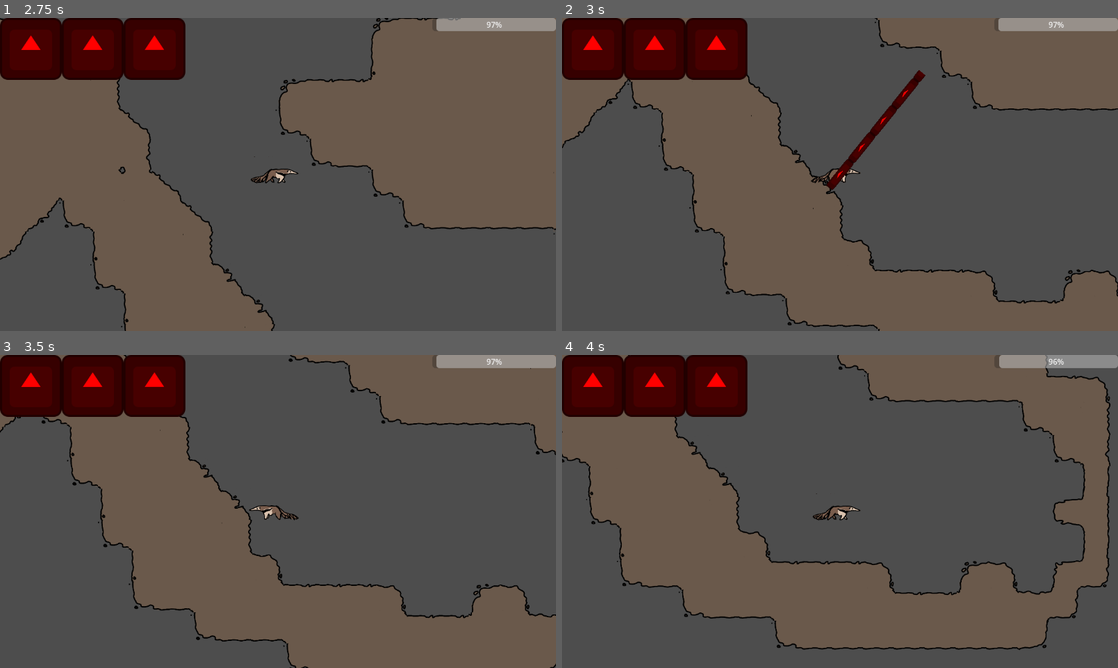
Above: before the commit, frames 1-4 (two rows, left to right).
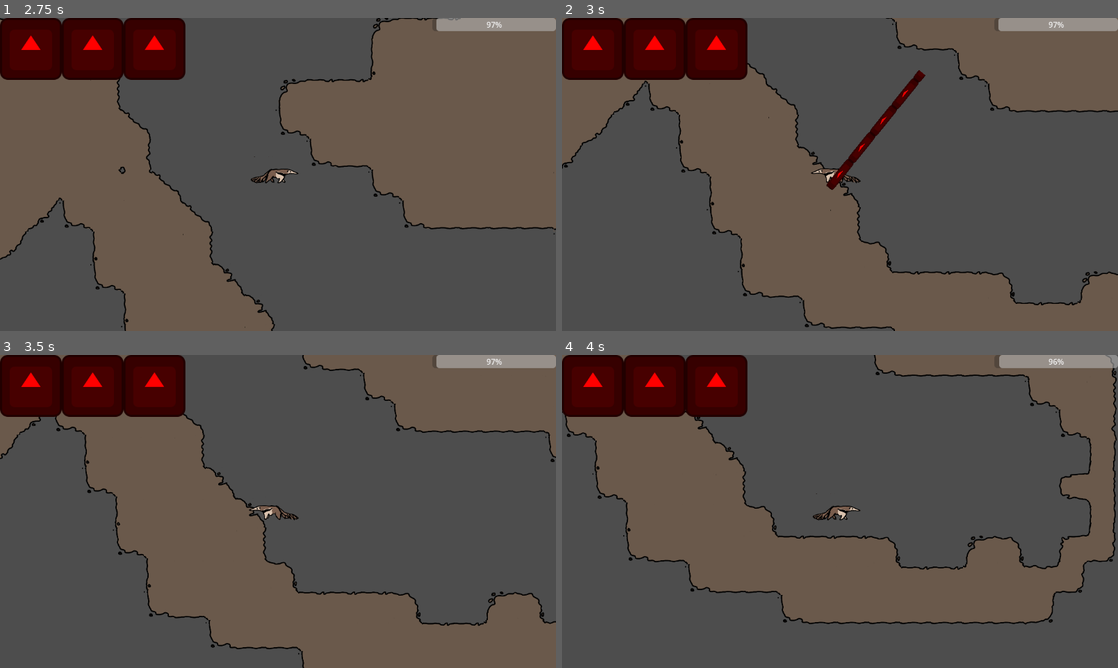
Above: after the commit, the same moments.

Repository: IncrediblyCreativeUsername/Team-Indecisive-Cutthroat-2026
Game: Godot game, scene res://UI/MainMenu.tscn
Same seed, same stepped clock (60 frames per second), same inputs: the game is played once before the commit and once after it. The engine's default icon, where the game draws it, is replaced by a stand-in: a white triangle on a blue panel in a dark square.
Inputs (mouse positions are in pixels of both pictures, inside the frame that each line leads up to):
- Up to frame 1 (2.75 s): click "Play" at 0.5 s; tap Enter at 1.25 s; move the mouse to (400, 158) at 1.27 s; hold D (MOVE_RIGHT) from 1.28 s (still down); tap Q (DROP) at 1.35 s; tap W (JUMP) at 1.52, 2.27 s; move the mouse to (166, 190) at 2.02 s; tap E (EAT) at 2.1 s
- Up to frame 2 (3 s): move the mouse to (895, 105) at 2.77 s; release D (MOVE_RIGHT) at 2.78 s; hold A (MOVE_LEFT) from 2.78 s (still down); click (895, 105) at 2.85 s
- Up to frame 3 (3.5 s): keep holding A (MOVE_LEFT)
- Up to frame 4 (4 s): move the mouse to (812, 574) at 3.52 s; release A (MOVE_LEFT) at 3.53 s; hold D (MOVE_RIGHT) from 3.53 s (still down); tap Q (DROP) at 3.6 s; tap W (JUMP) at 3.77 s

Frame 1 is identical in both runs. In frame 2, 7.9% of the frame differs, in the area x 0-100%, y 0-100%; in frame 3, 7.6%; in frame 4, 22%, in the area x 0-100%, y 0-95%.

Commit message:
You No Longer Freeze While Extending the Grapple

Diff:
--- a/Game/Game.tscn
+++ b/Game/Game.tscn
@@ -28,7 +28,7 @@
 position_smoothing_speed = 3.0
 
 [node name="Enemy" parent="." unique_id=400271033 instance=ExtResource("4_37esa")]
-position = Vector2(2891, -179)
+position = Vector2(2285, -737)
 
 [node name="Nephew" parent="." unique_id=1379414758 instance=ExtResource("6_ghvq8")]
 position = Vector2(1445, -1782)
--- a/Player/Player.tscn
+++ b/Player/Player.tscn
@@ -203,6 +203,10 @@
 floor_block_on_wall = false
 floor_max_angle = 3.1415927
 script = ExtResource("1_3qydi")
+speed = null
+jumpForce = null
+gravity = null
+coyoteTime = null
 friction = 800
 
 [node name="PlayerSprite" type="AnimatedSprite2D" parent="." unique_id=1795922126]
--- a/Player/player.gd
+++ b/Player/player.gd
@@ -70,21 +70,21 @@
 		#X movement
 
 
-		if Input.is_action_pressed("MOVE_RIGHT") && !tongueExtending && velocity.x < speed:
+		if Input.is_action_pressed("MOVE_RIGHT") && velocity.x < speed:
 			velocity.x += speed*60*_delta
 
 			animSprite.flip_h =false
 			if self.is_on_floor():
 				animSprite.play("walk")
-		if Input.is_action_pressed("MOVE_LEFT") && !tongueExtending && velocity.x > -speed:
+		if Input.is_action_pressed("MOVE_LEFT") && velocity.x > -speed:
 			velocity.x -= speed*60*_delta
 
 			animSprite.flip_h = true
-			if self.is_on_floor():
+			if self.is_on_floor() && !tongueExtending:
 				animSprite.play("walk")
 
 		if velocity.x == 0 && animSprite.animation != "stand_toungue":
-			if self.is_on_floor():
+			if self.is_on_floor() && !tongueExtending:
 				animSprite.play("stand")
 
 		#coyote time resets while on floor
Not shown: 1 places in Game/Game.tscn that only renumber resources
